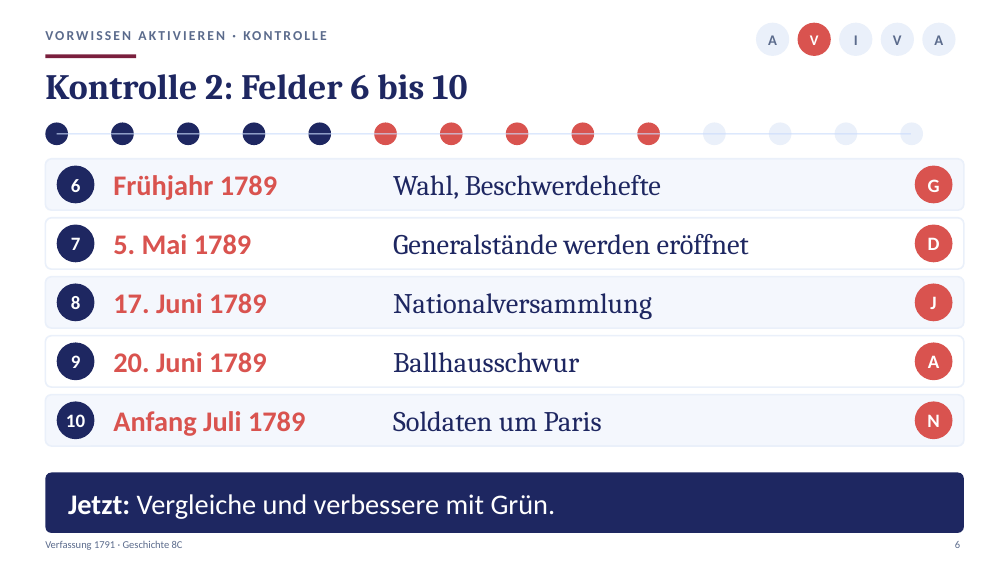
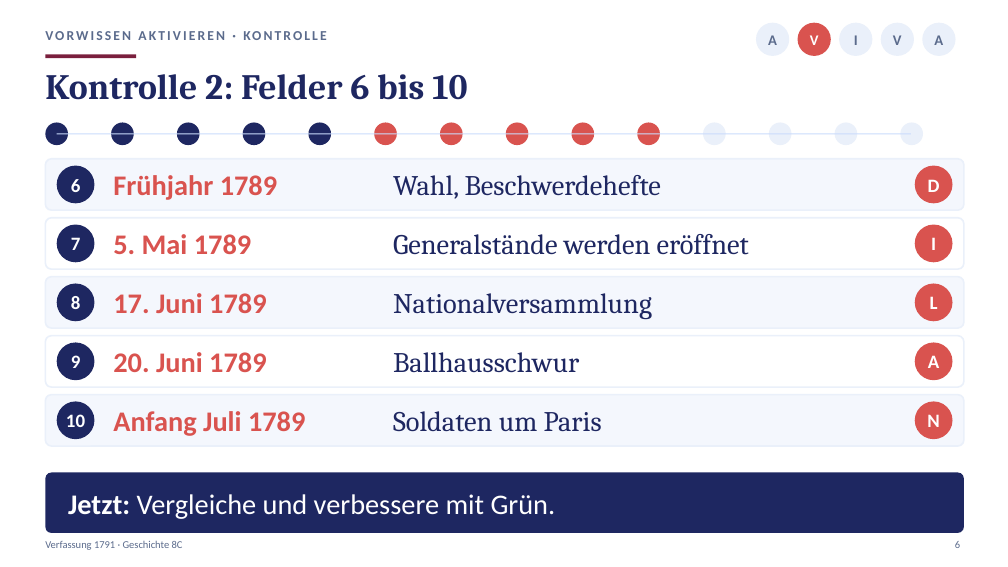
Before and after one commit to golzkonstantin-gif/Schule, a slide deck: slide 6 of Geschichte_8/Stunde5_Verfassung/Praesentation_Stunde5_Verfassung_8C.pptx. Drawn at 1008x567 pixels with LibreOffice and Linux fonts; fonts in the diff are those of the drawing. Boxes give left, top, right and bottom in pixels: in the first picture for what was removed or moved away, otherwise in the second. Text is boxed around its words. In the diff, an @@ line names an element or a change of style, - is before the commit and + after.

```diff
--- a/Geschichte_8/Stunde5_Verfassung/Praesentation_Stunde5_Verfassung_8C.pptx
+++ b/Geschichte_8/Stunde5_Verfassung/Praesentation_Stunde5_Verfassung_8C.pptx
@@ text "D": place and size @@
-text "D" at <box>928,237,940,250</box>
+text "D" at <box>928,179,940,192</box>
@@ text removed at <box>928,179,940,192</box> @@
-G
@@ text added at <box>931,237,936,250</box>, 18 pt, text #FFFFFF, bold @@
+I
@@ text at <box>930,296,938,309</box>: text changed @@
-J
+L
```
Also in this commit, not shown: 2 other slides changed, 25 other files.
